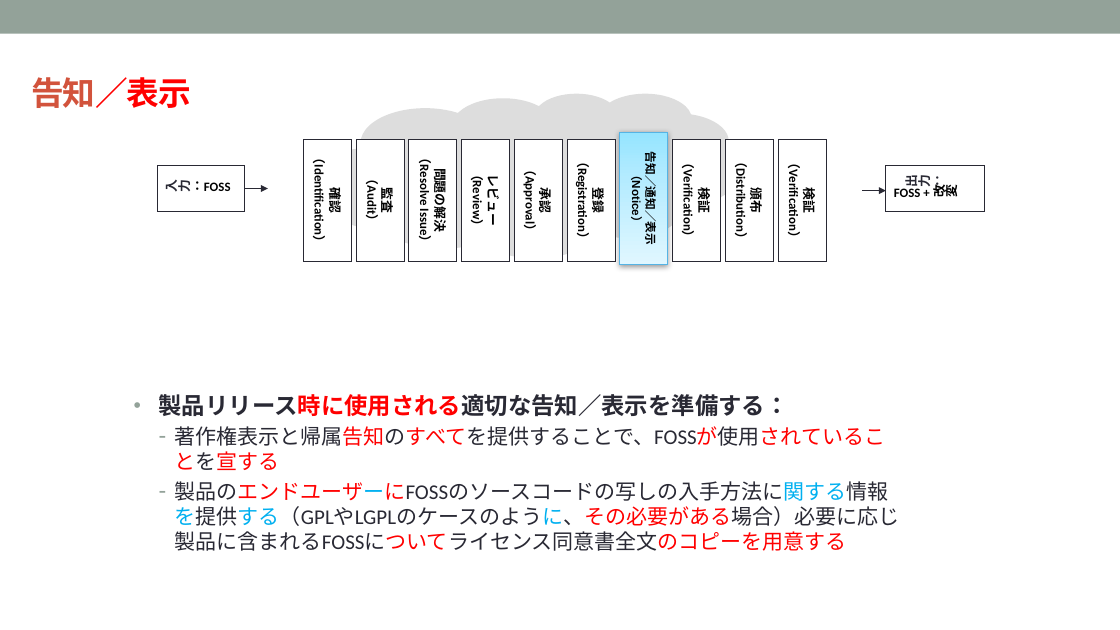
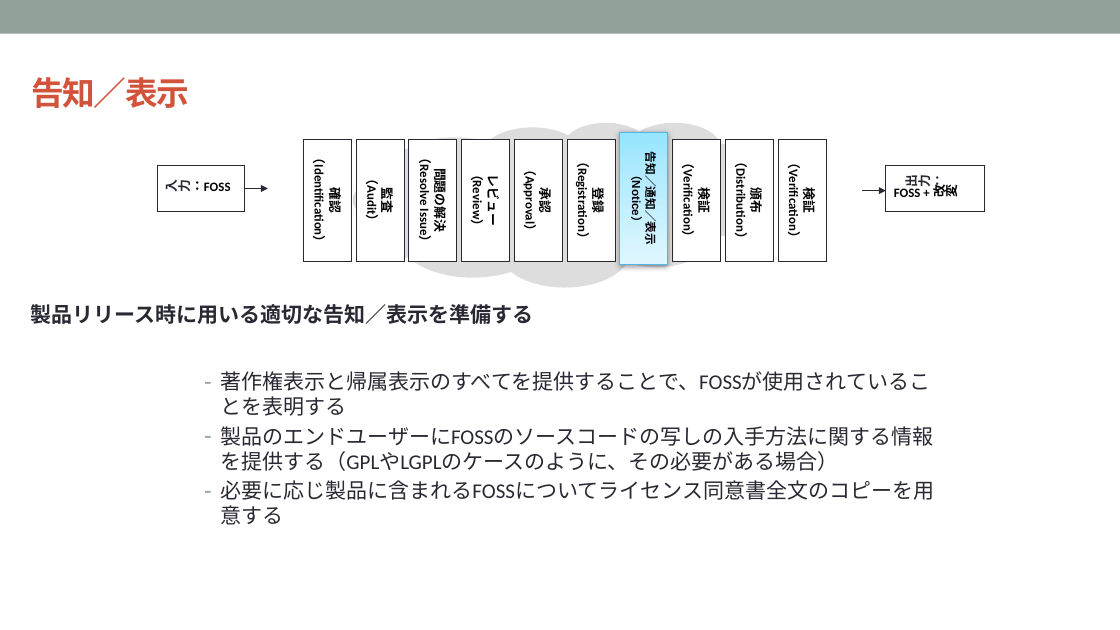
Before and after one commit to OpenChain-Project/Curriculum-Translation-JP, a slide deck: slide 61 of RC/openchain-curriculum-release-2-jp_rc1.0.pptx. Drawn at 1120x630 pixels with LibreOffice and Linux fonts; fonts in the diff are those of the drawing; background and template pictures are left out. Boxes give left, top, right and bottom in pixels: in the first picture for what was removed or moved away, otherwise in the second. Text is boxed around its words. In the diff, an @@ line names an element or a change of style, - is before the commit and + after.

```diff
--- a/RC/openchain-curriculum-release-2-jp_rc1.0.pptx
+++ b/RC/openchain-curriculum-release-2-jp_rc1.0.pptx
@@ text "告知／表示" at bbox=[31, 77, 190, 108]: text colour #FF0000 to #D2533C in "告知／表示" @@
@@ thought cloud: place and size @@
-thought cloud at bbox=[323, 93, 738, 258]
+thought cloud at bbox=[353, 123, 767, 287]
@@ text added at bbox=[31, 304, 534, 324], 18 pt, text #292934, bold @@
+製品リリース時に用いる適切な告知／表示を準備する
@@ text at bbox=[220, 371, 934, 500]: text changed @@
-• 製品リリース時に使用される適切な告知／表示を準備する：
-  – 著作権表示と帰属告知のすべてを提供することで、FOSSが使用されていることを宣する
-  – 製品のエンドユーザーにFOSSのソースコードの写しの入手方法に関する情報を提供する（GPLやLGPLのケースのように、その必要がある場合）必要に応じ製品に含まれるFOSSについてライセンス同意書全文のコピーを用意する
+  – 著作権表示と帰属表示のすべてを提供することで、FOSSが使用されていることを表明する
+  – 製品のエンドユーザーにFOSSのソースコードの写しの入手方法に関する情報を提供する（GPLやLGPLのケースのように、その必要がある場合）
+  – 必要に応じ製品に含まれるFOSSについてライセンス同意書全文のコピーを用意する
```
Also in this commit, not shown: 10 other slides changed.
